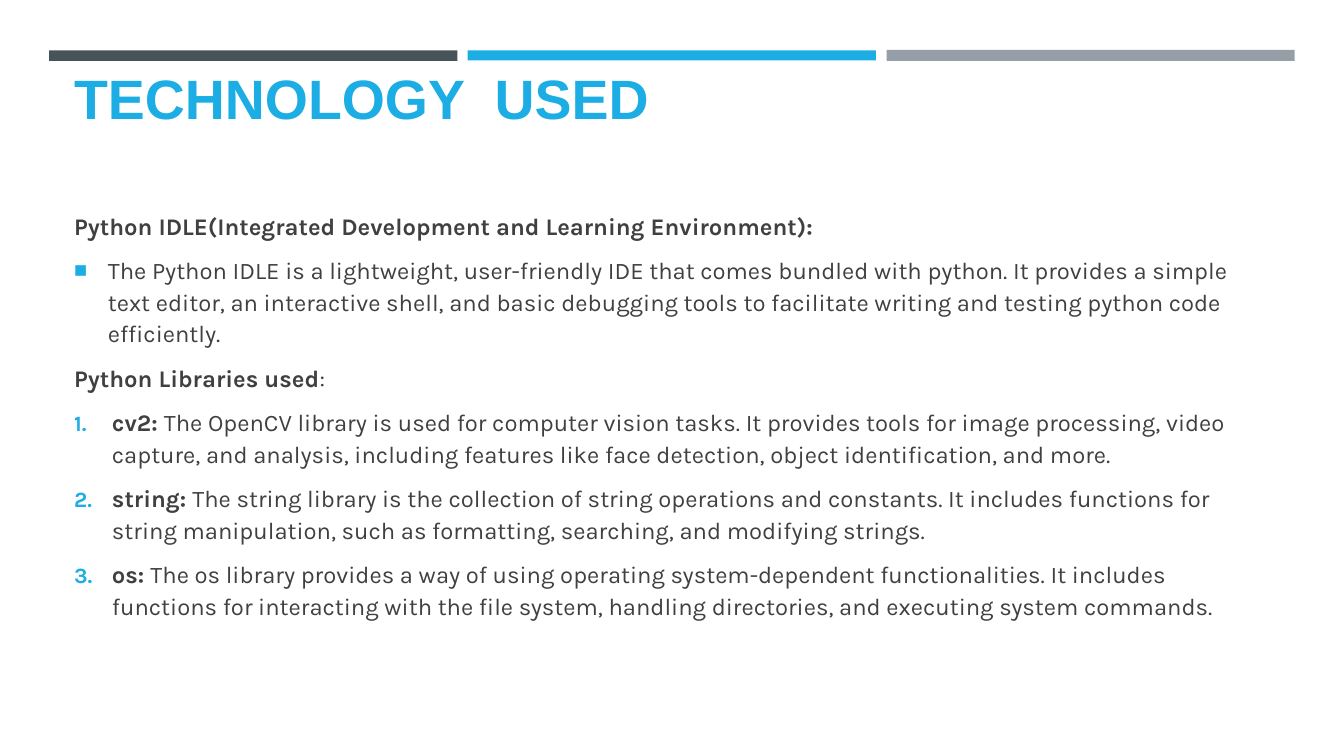
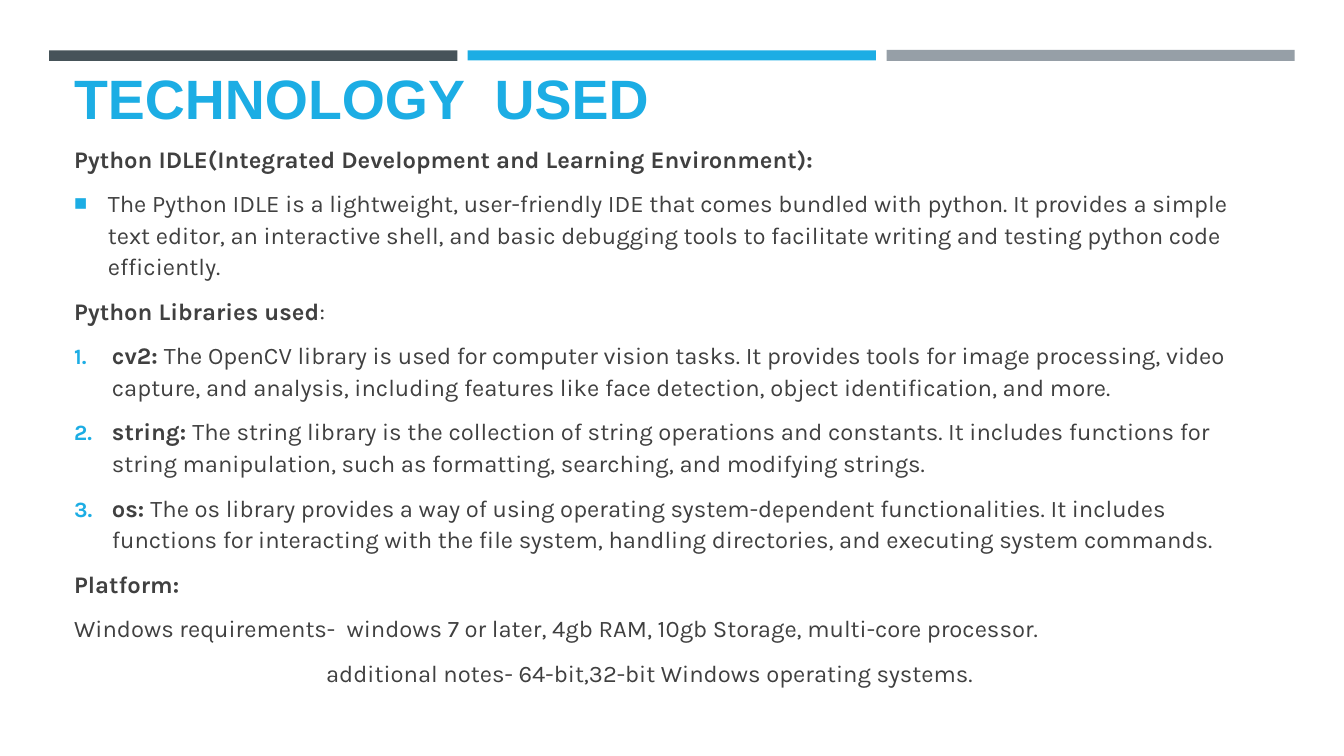
Before and after one commit to AreImanth/Steganography-Project, a slide deck: slide 4 of Steganography_ppt.pptx. Drawn at 1344x756 pixels with LibreOffice and Linux fonts; fonts in the diff are those of the drawing; background and template pictures are left out. Boxes give left, top, right and bottom in pixels: in the first picture for what was removed or moved away, otherwise in the second. Text is boxed around its words. In the diff, an @@ line names an element or a change of style, - is before the commit and + after.

```diff
--- a/Steganography_ppt.pptx
+++ b/Steganography_ppt.pptx
@@ text at <box>74,576,1038,688</box>: paragraphs added @@
+Platform:
+Windows requirements- windows 7 or later, 4gb RAM, 10gb Storage, multi-core processor.
+additional notes- 64-bit,32-bit Windows operating systems.
```
